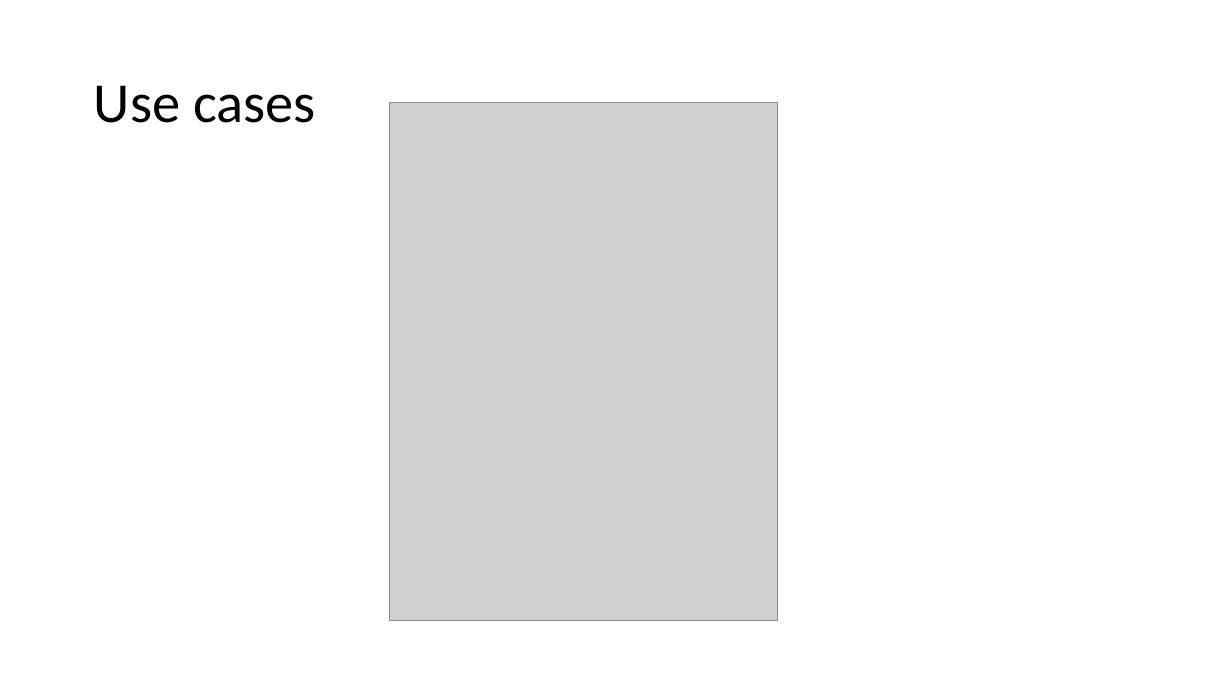
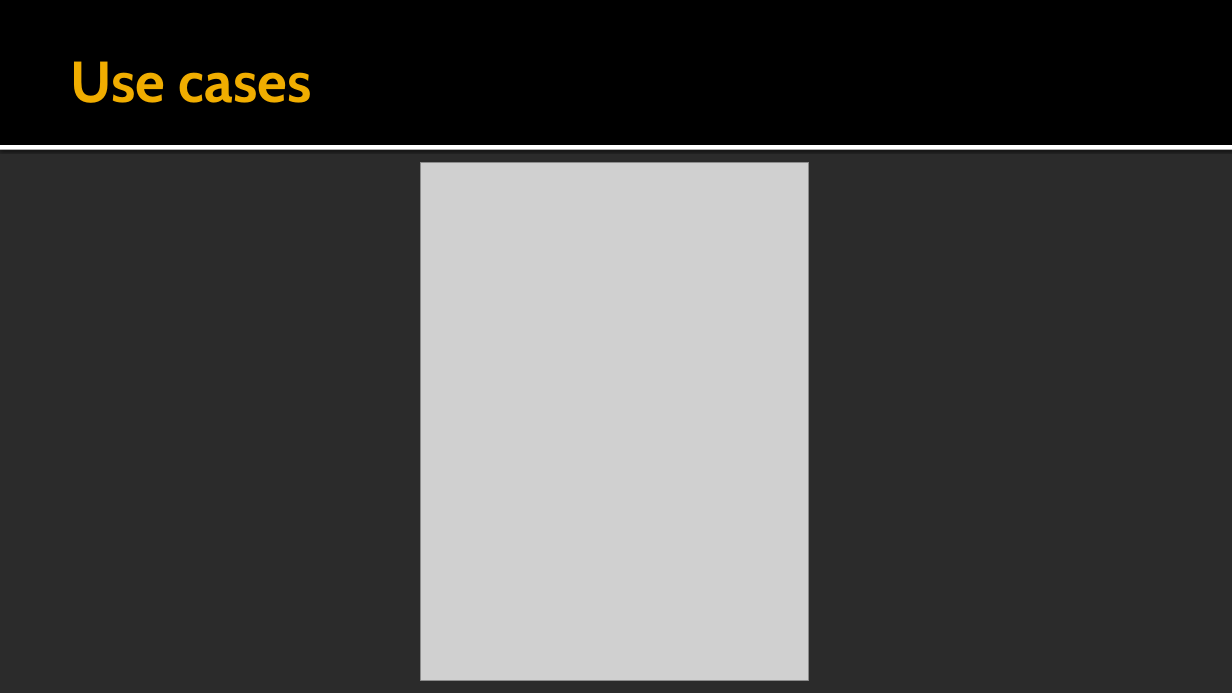
Before and after one commit to vkostyukov/la4j, a slide deck: slide 3 of ArchSW-docs/La4j.pptx. Drawn at 1232x693 pixels with LibreOffice and Linux fonts; fonts in the diff are those of the drawing; grey boxes stand for pictures; background and template pictures are left out; a plain dark background stands for a picture behind light text. Boxes give left, top, right and bottom in pixels: in the first picture for what was removed or moved away, otherwise in the second. Text is boxed around its words. In the diff, an @@ line names an element or a change of style, - is before the commit and + after.

```diff
--- a/ArchSW-docs/La4j.pptx
+++ b/ArchSW-docs/La4j.pptx
@@ background #FFFFFF to picture (left out) @@
@@ rectangle added at (x1=0, y1=0, x2=1232, y2=145), fill #000000 @@
@@ title "Use cases" moved from (x1=94, y1=85, x2=316, y2=123) to (x1=71, y1=61, x2=312, y2=103) @@
@@ title "Use cases" at (x1=71, y1=61, x2=312, y2=103): size 44 to 45 pt, font Calibri to Cabin, text colour #000000 to #F0AD00, bold on; line spacing 0.9 to 1 @@
@@ rectangle added at (x1=0, y1=145, x2=1232, y2=150), fill #FFFFFF @@
@@ picture moved from (x1=390, y1=103, x2=778, y2=621) to (x1=421, y1=163, x2=809, y2=681) @@
```
Also in this commit, not shown: 21 other slides changed.
